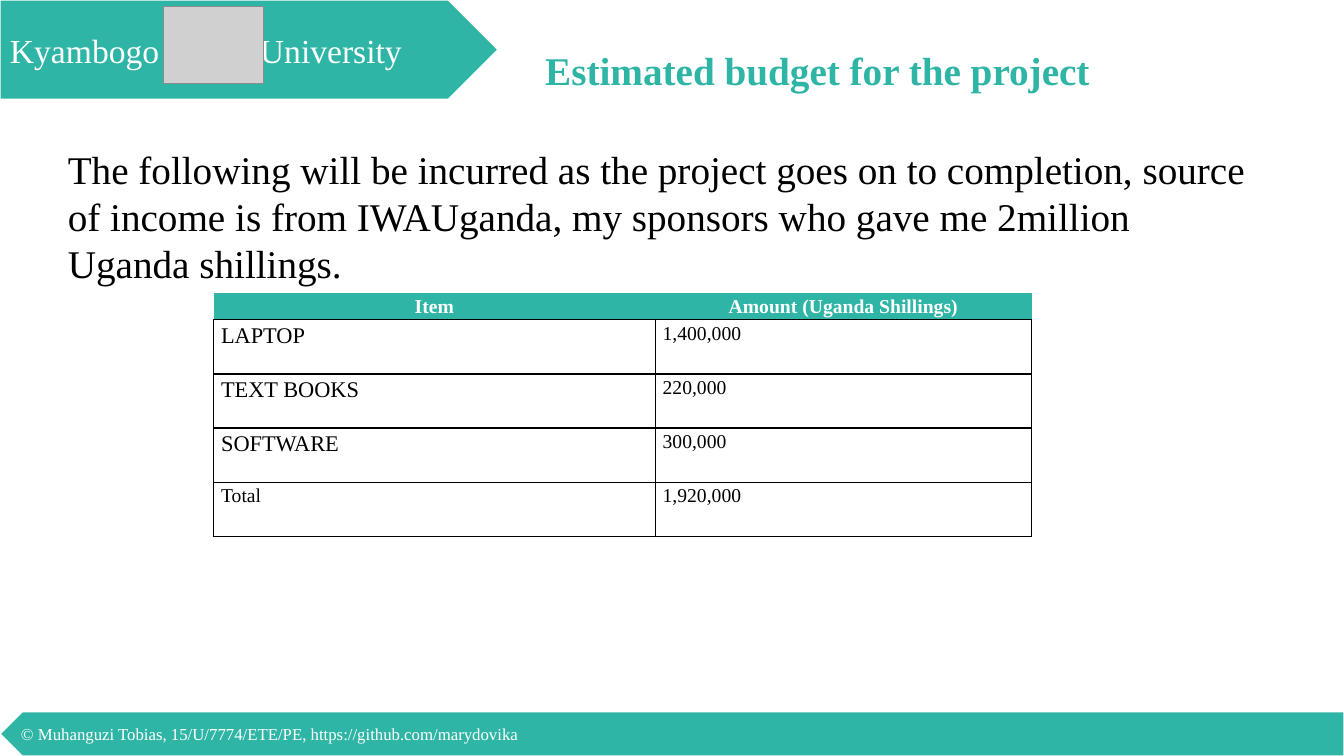
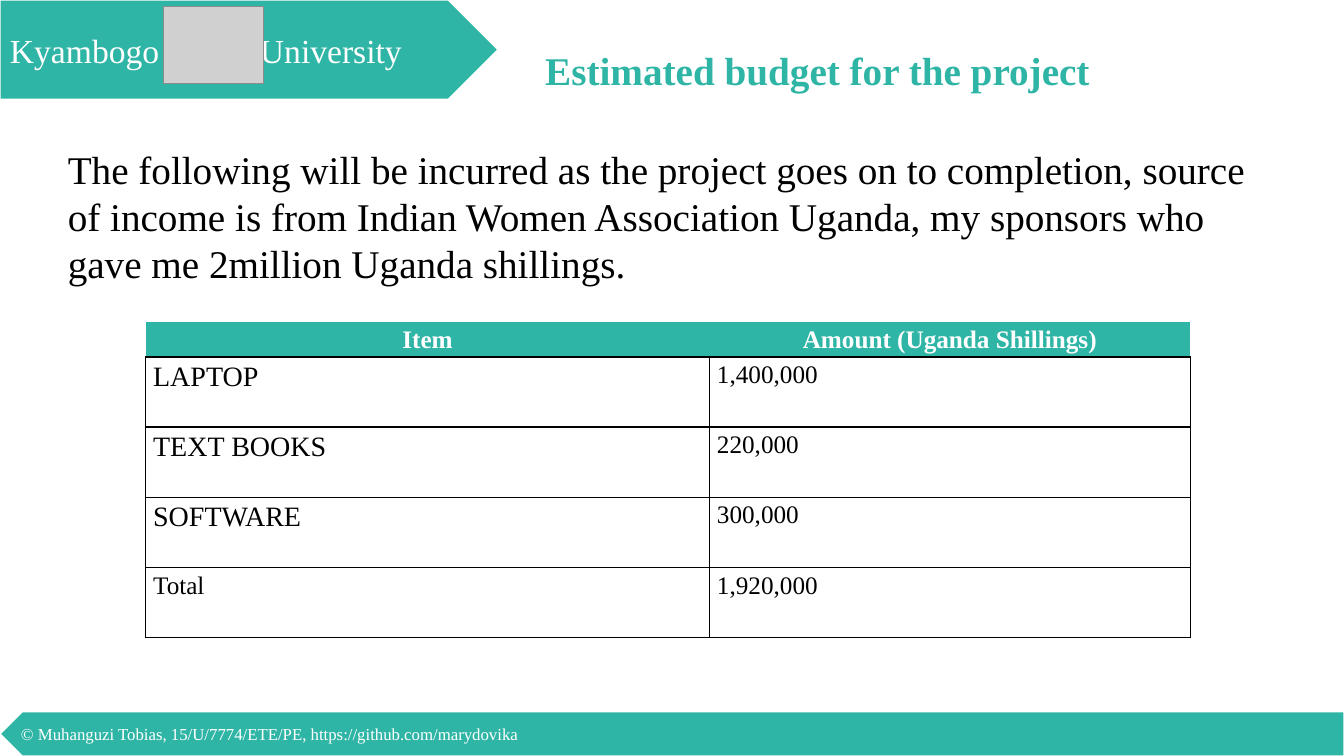
Before and after one commit to marydovika/Cyber-Security-Project-for-5G-IoT-Cloud-NFC, a slide deck: slide 15 of presentations/proposalPresentation.pptx (slide 26 before the commit). Drawn at 1344x756 pixels with LibreOffice and Linux fonts; fonts in the diff are those of the drawing; grey boxes stand for pictures. Boxes give left, top, right and bottom in pixels: in the first picture for what was removed or moved away, otherwise in the second. Text is boxed around its words. In the diff, an @@ line names an element or a change of style, - is before the commit and + after.

```diff
--- a/presentations/proposalPresentation.pptx
+++ b/presentations/proposalPresentation.pptx
@@ text at (68, 156, 1245, 285): text changed @@
-The following will be incurred as the project goes on to completion, source of income is from IWAUganda, my sponsors who gave me 2million Uganda shillings.
+The following will be incurred as the project goes on to completion, source of income is from Indian Women Association Uganda, my sponsors who gave me 2million Uganda shillings.
@@ table at (145, 322, 1190, 637) @@
@@ size 14 to 18 pt in "Item", "Amount (Uganda Shillings)", "1,400,000", "220,000" and 3 more places @@
@@ size 16 to 20 pt in "LAPTOP", "TEXT BOOKS", "SOFTWARE" @@
@@ table: place and size @@
-table at (214, 292, 1032, 536)
+table at (145, 322, 1190, 637)
```
Also in this commit, not shown: 15 other slides changed, 11 slides removed.
